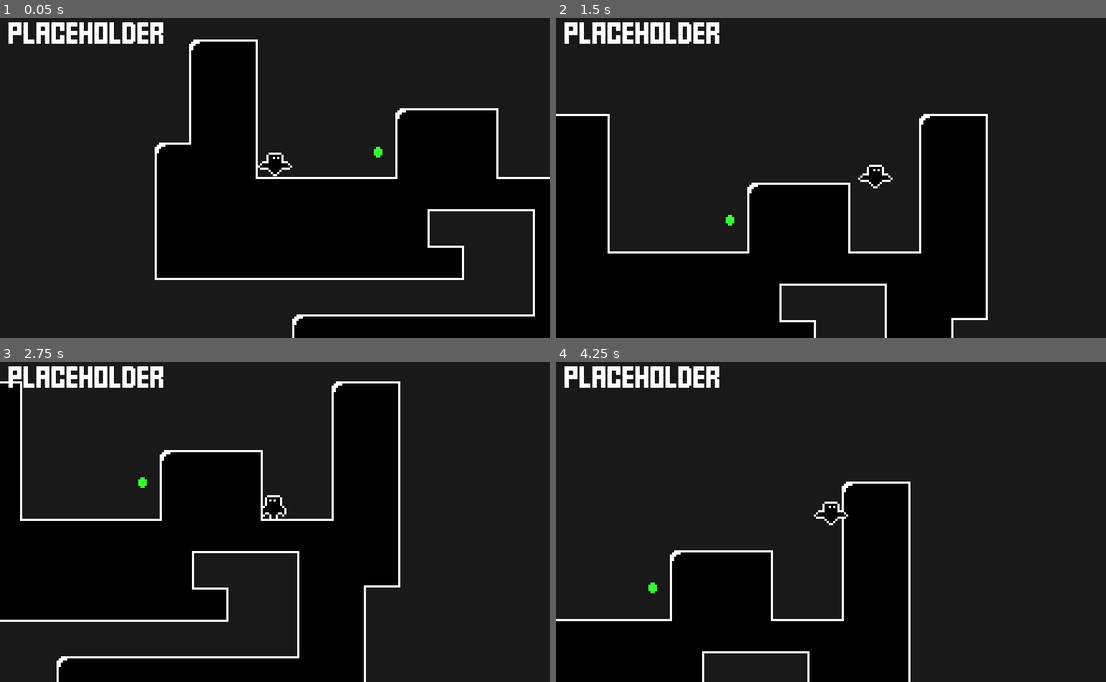
Above: before the commit, frames 1-4 (two rows, left to right).
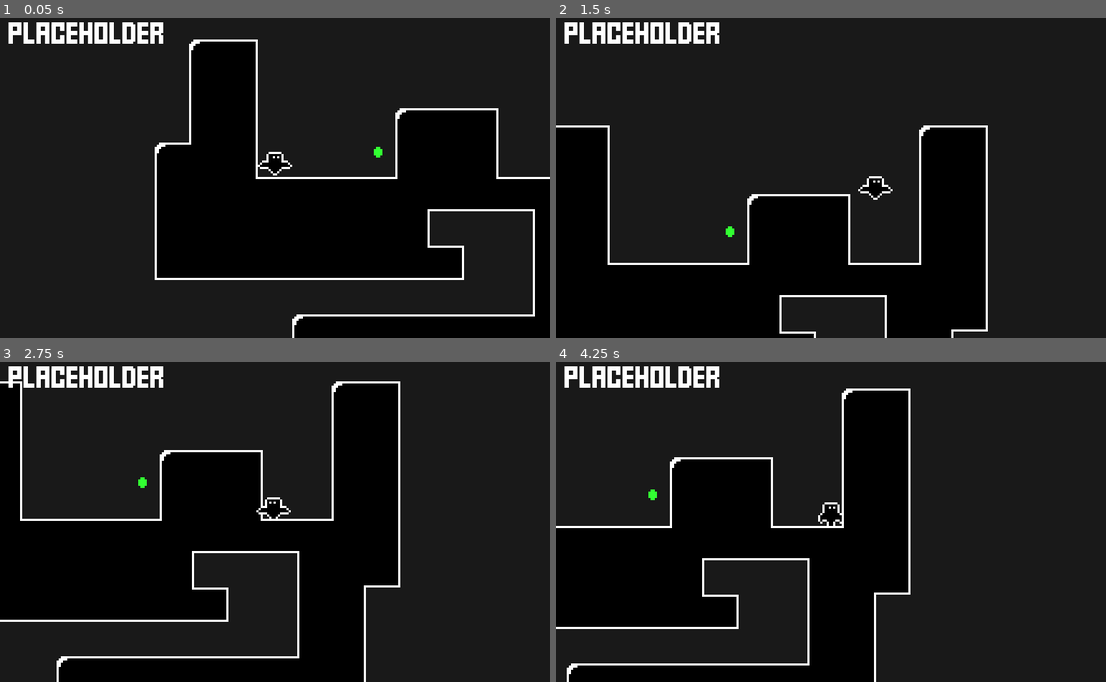
Above: after the commit, the same moments.

Repository: kylehorton33/1bit-platformer
Game: Godot game, scene res://src/World.tscn
Two runs of this game, one before a commit and one after it. Both use one fixed random seed, a clock stepped at 60 frames per second and the inputs below.
Inputs:
- Up to frame 1 (0.05 s): no input
- Up to frame 2 (1.5 s): hold Right (ui_right) from 0.53 s (still down); tap Space (jump) at 0.77 s
- Up to frame 3 (2.75 s): tap Space (jump) at 1.52 s; release Right (ui_right) at 2.03 s; hold Left (ui_left) from 2.03 s (still down)
- Up to frame 4 (4.25 s): release Left (ui_left) at 2.78 s; hold Right (ui_right) from 2.78 s (still down); tap Space (jump) at 3.02, 3.77 s

The runs differ from the first frame. In frame 1, less than 0.1% of the frame differs, in the area x 46-54%, y 41-50%; in frame 2, 5.3%; in frame 3, 0.1%; in frame 4, 29%, in the area x 0-65%, y 8-100%.

Commit message:
air resistance while falling

Diff:
--- a/src/Player/Player.gd
+++ b/src/Player/Player.gd
@@ -5,6 +5,7 @@
 const MAX_H_SPEED = 125
 const H_ACCELERATION = 2000
 const JUMP_MULTIPLIER = 3
+const AIR_RESISTANCE = 0.5
 
 var velocity = Vector2.ZERO
 var movement = Vector2.ZERO
@@ -30,7 +31,7 @@
 	if (velocity.y < 0 && !Input.is_action_just_pressed("jump")):
 		velocity.y += GRAVITY * JUMP_MULTIPLIER * delta
 	else:
-		velocity.y += GRAVITY * delta
+		velocity.y += GRAVITY * delta * AIR_RESISTANCE
 
 	# MOVE PLAYER
 	velocity = move_and_slide(velocity, Vector2.UP)
